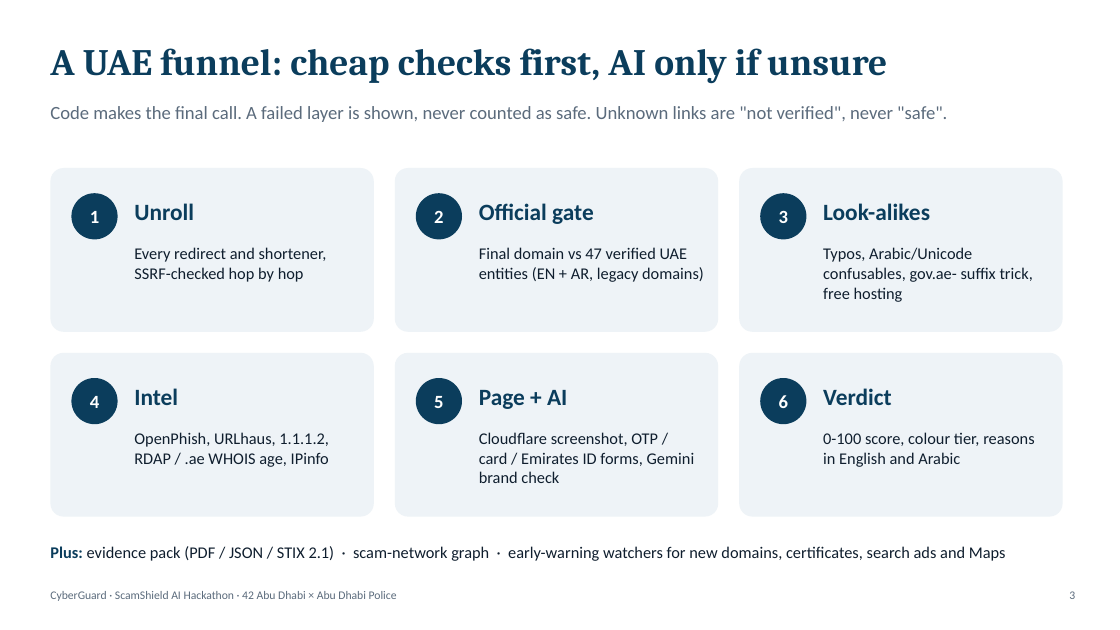
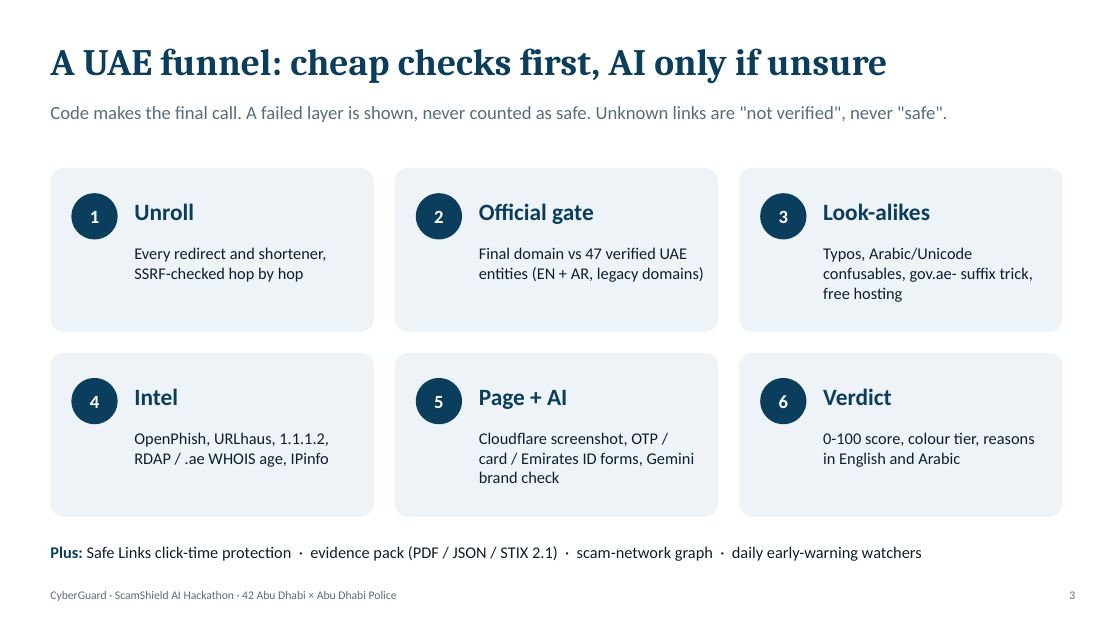
Before and after one commit to Saif-Alazazi/CyberGuard, a slide deck: slide 3 of docs/CyberGuard_Presentation.pptx. Drawn at 1120x630 pixels with LibreOffice and Linux fonts; fonts in the diff are those of the drawing. Boxes give left, top, right and bottom in pixels: in the first picture for what was removed or moved away, otherwise in the second. Text is boxed around its words. In the diff, an @@ line names an element or a change of style, - is before the commit and + after.

```diff
--- a/docs/CyberGuard_Presentation.pptx
+++ b/docs/CyberGuard_Presentation.pptx
@@ text at [50,546,922,561]: text changed @@
-Plus: evidence pack (PDF / JSON / STIX 2.1) · scam-network graph · early-warning watchers for new domains, certificates, search ads and Maps
+Plus: Safe Links click-time protection · evidence pack (PDF / JSON / STIX 2.1) · scam-network graph · daily early-warning watchers
```
Also in this commit, not shown: 5 other slides changed, 39 other files.
